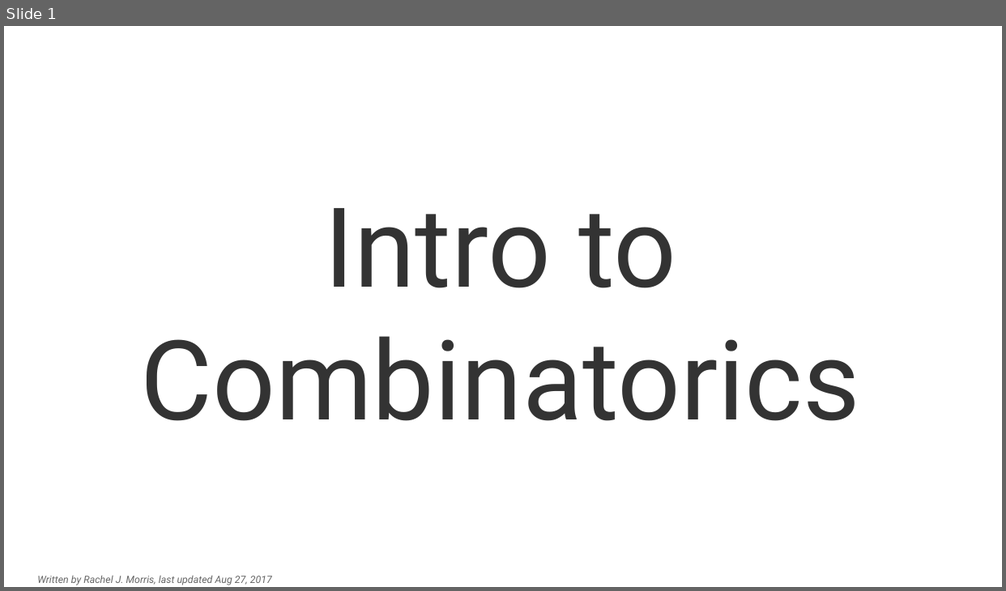
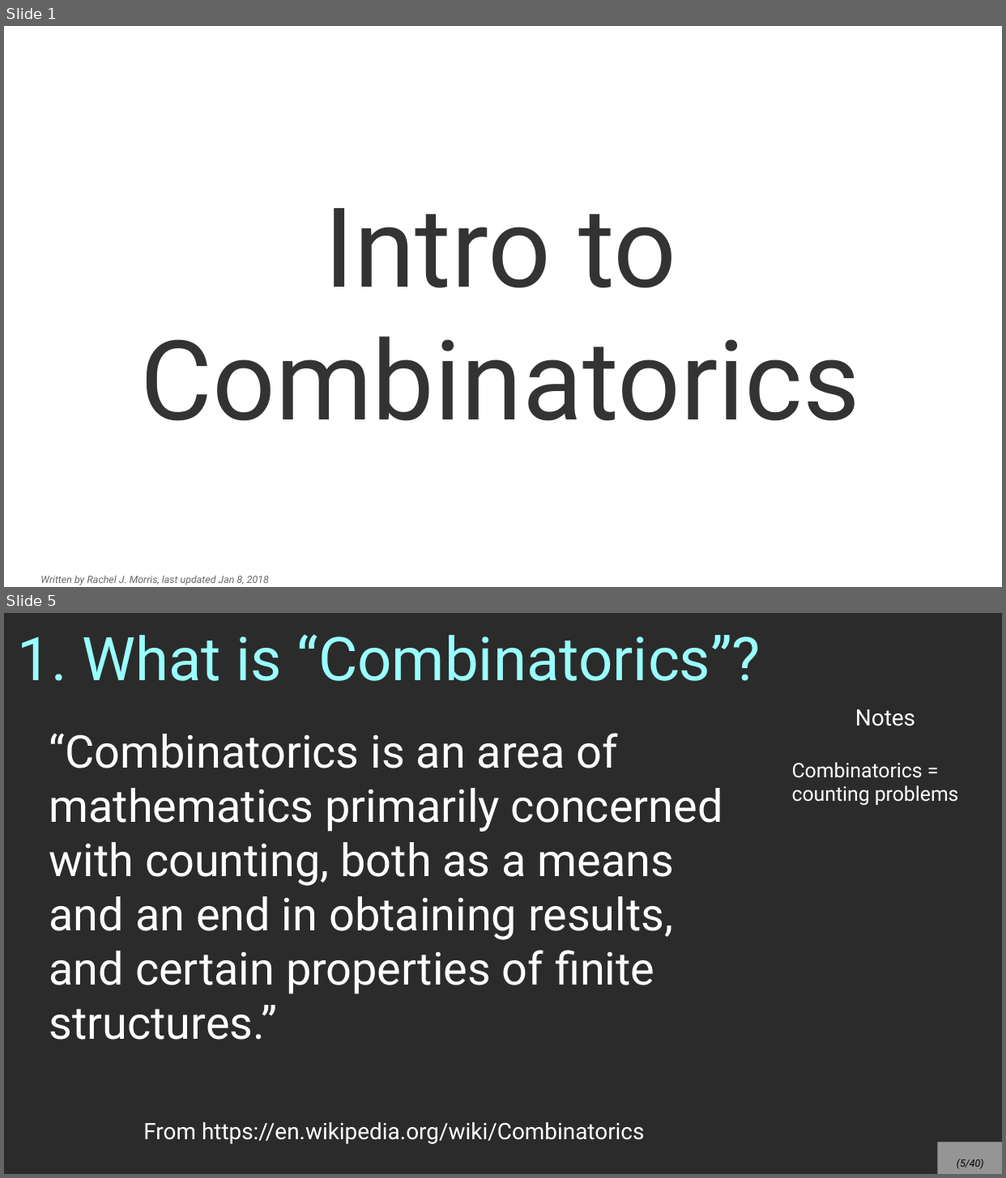
Before and after one commit to nguyenchithien/CS211-Discrete-Structures-II, a slide deck: Lectures/Lecture 5.1.odp. Shown one above the other, each under a label of ours: slide 1 before the commit, slides 1 and 5 after it; the slides between them are not shown. The pictures are 1006x591 and 1006x1178 pixels, drawn with LibreOffice and Linux fonts; fonts in the diff are those of the drawing; background and template pictures are left out; a plain dark background stands for a picture behind light text. Boxes give left, top, right and bottom in pixels: in the first picture for what was removed or moved away, otherwise in the second. Text is boxed around its words. In the diff, an @@ line names an element or a change of style, - is before the commit and + after.

```diff
--- a/Lectures/Lecture 5.1.odp
+++ b/Lectures/Lecture 5.1.odp
@@ slide 5 added at bbox=[4, 613, 1002, 1174], background picture (left out) @@
@@ title added at bbox=[18, 634, 761, 681], 48 pt, text #99FFFF @@
+1. What is “Combinatorics”?
@@ text added at bbox=[792, 709, 959, 805], 16 pt, text #FFFFFF @@
+Notes
+Combinatorics = counting problems
@@ text added at bbox=[49, 733, 723, 1040], 36 pt, text #FFFFFF @@
+“Combinatorics is an area of mathematics primarily concerned with counting, both as a means and an end in obtaining results, and certain properties of finite structures.”
@@ text added at bbox=[143, 1122, 644, 1144], 18 pt, text #FFFFFF @@
+From https://en.wikipedia.org/wiki/Combinatorics
@@ page number added at bbox=[938, 1143, 1002, 1174], fill #FFFFFF at 50% opacity, 8 pt, text #000000, italic @@
+(5/40)
@@ slide 1 changed as well @@
@@ text at bbox=[40, 575, 269, 586]: text changed @@
-Written by Rachel J. Morris, last updated Aug 27, 2017
+Written by Rachel J. Morris, last updated Jan 8, 2018
```
Also in this commit, not shown: 38 other slides added, 4 slides removed, 2 other files.
